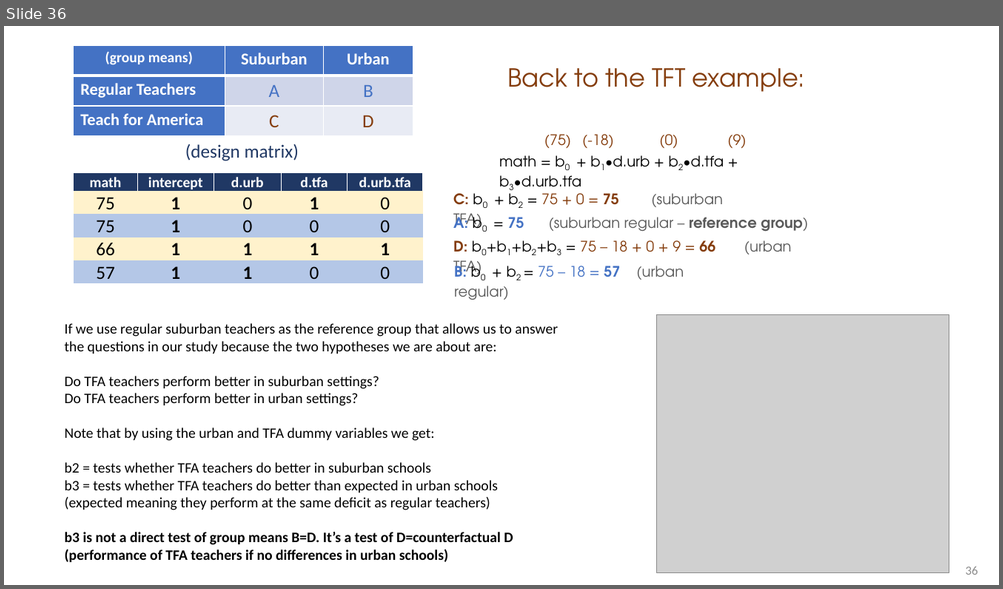
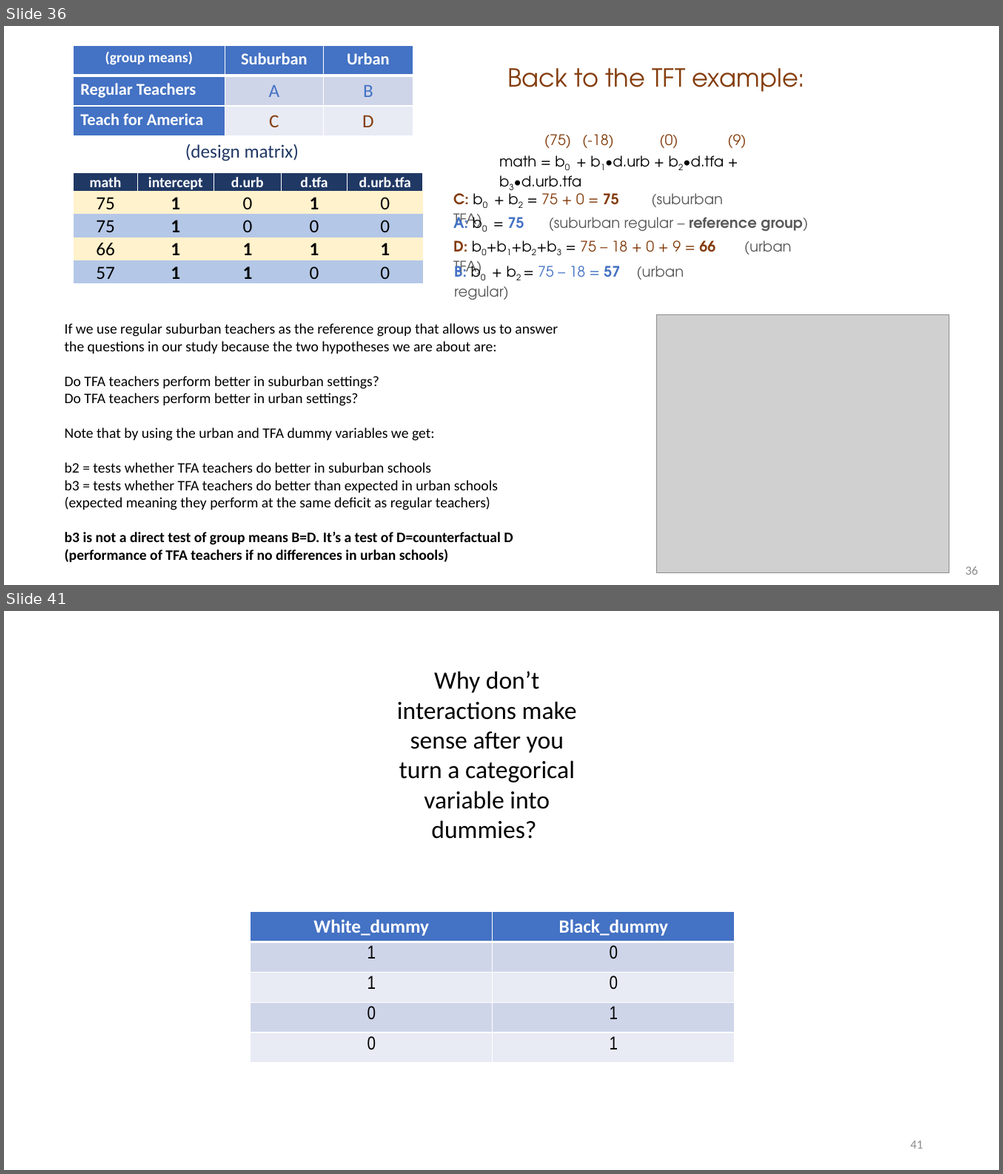
Before and after one commit to Watts-College/paf-510-template, a slide deck: lectures/hypotheses-tests-with-dummy-variables.pptx. Shown one above the other, each under a label of ours: slide 36 before the commit, slides 36 and 41 after it; the slides between them are not shown. The pictures are 1003x589 and 1003x1174 pixels, drawn with LibreOffice and Linux fonts; fonts in the diff are those of the drawing; grey boxes stand for pictures. Boxes give left, top, right and bottom in pixels: in the first picture for what was removed or moved away, otherwise in the second. Text is boxed around its words. In the diff, an @@ line names an element or a change of style, - is before the commit and + after.

```diff
--- a/lectures/hypotheses-tests-with-dummy-variables.pptx
+++ b/lectures/hypotheses-tests-with-dummy-variables.pptx
@@ slide 41 added at (x1=4, y1=611, x2=999, y2=1170), background #FFFFFF @@
@@ text added at (x1=397, y1=671, x2=577, y2=839), 24 pt, text #000000 @@
+Why don’t interactions make sense after you turn a categorical variable into dummies?
@@ table added at (x1=250, y1=911, x2=735, y2=1063), 5 rows, 2 columns @@
+White_dummy | Black_dummy
+1 | 0
+1 | 0
+0 | 1
+0 | 1
@@ page number added at (x1=910, y1=1141, x2=922, y2=1149), 12 pt, text #8C8C8C @@
+41
```
Also in this commit, not shown: 9 other slides added, 1 other file.
